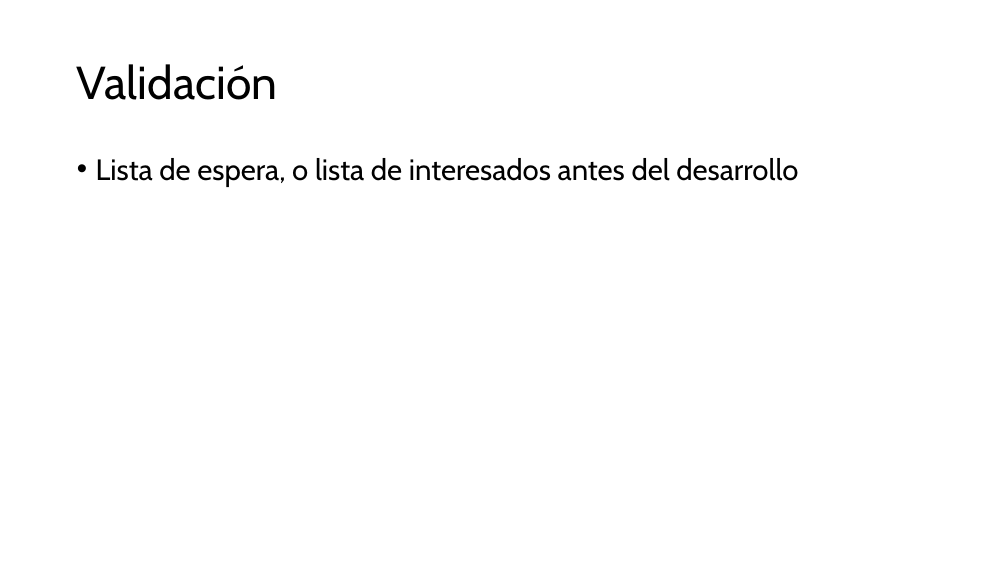
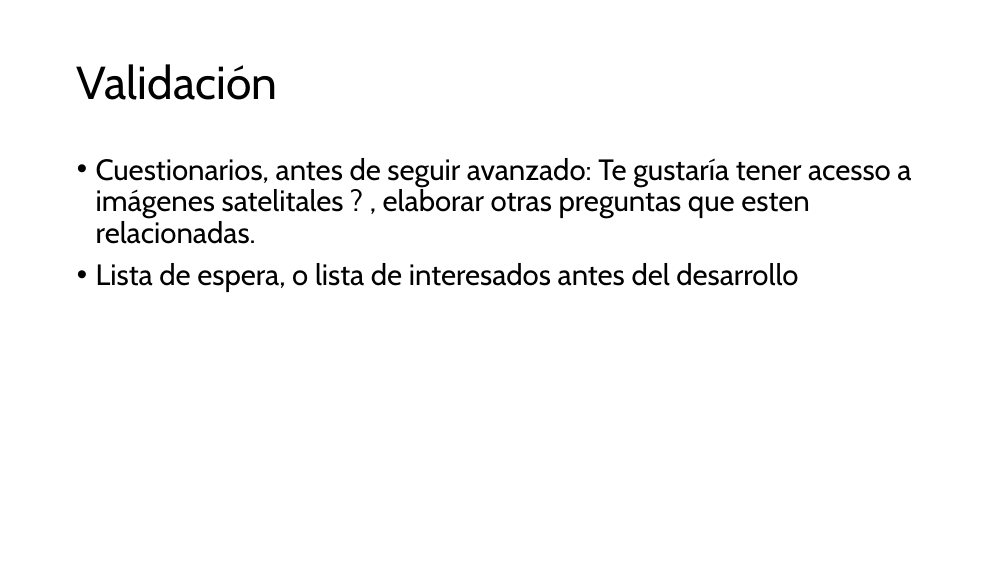
Before and after one commit to orlandombaa/Selene, a slide deck: slide 4 of selene/docs/Aditional documentation/Modelo de negocios selene.pptx. Drawn at 1008x567 pixels with LibreOffice and Linux fonts; fonts in the diff are those of the drawing. Boxes give left, top, right and bottom in pixels: in the first picture for what was removed or moved away, otherwise in the second. Text is boxed around its words. In the diff, an @@ line names an element or a change of style, - is before the commit and + after.

```diff
--- a/selene/docs/Aditional documentation/Modelo de negocios selene.pptx
+++ b/selene/docs/Aditional documentation/Modelo de negocios selene.pptx
@@ text at (96,158,911,244): paragraph added @@
+• Cuestionarios, antes de seguir avanzado: Te gustaría tener acesso a imágenes satelitales ? , elaborar otras preguntas que esten relacionadas.
```
Also in this commit, not shown: 2 other slides changed, 8 other files.
